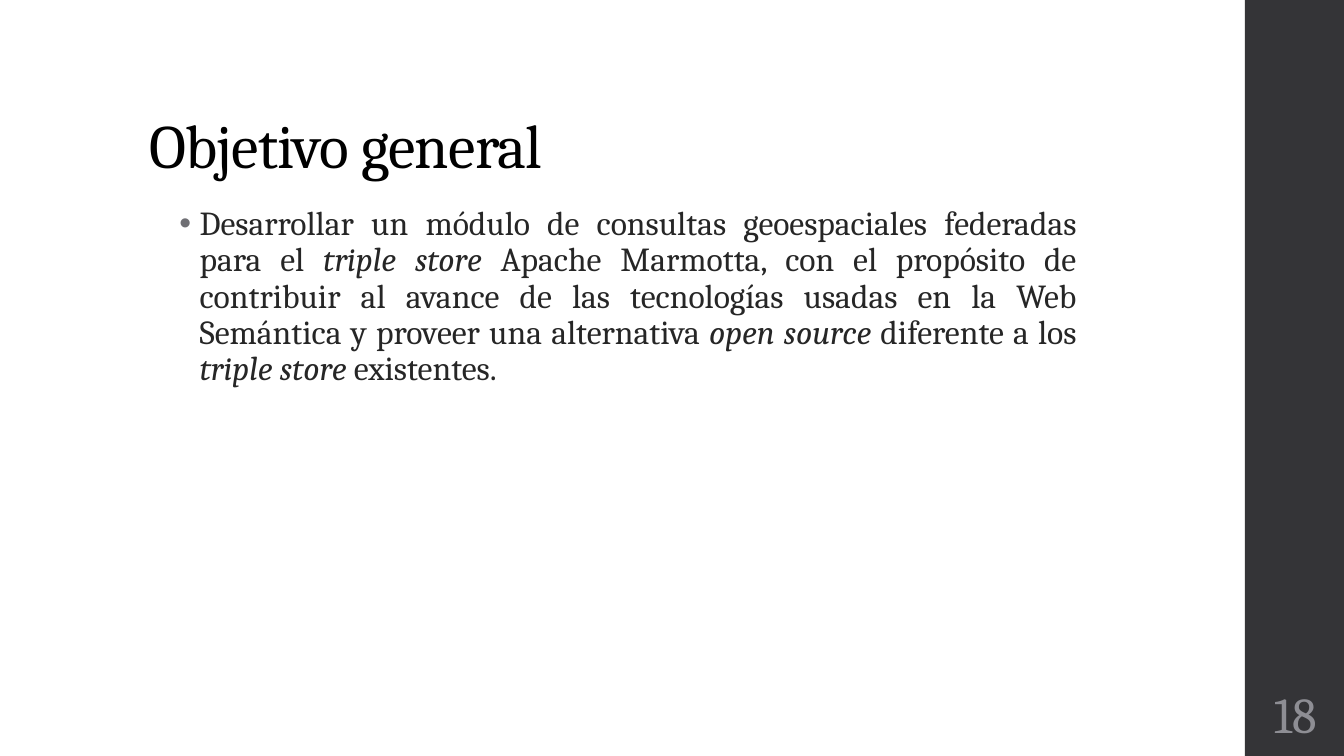
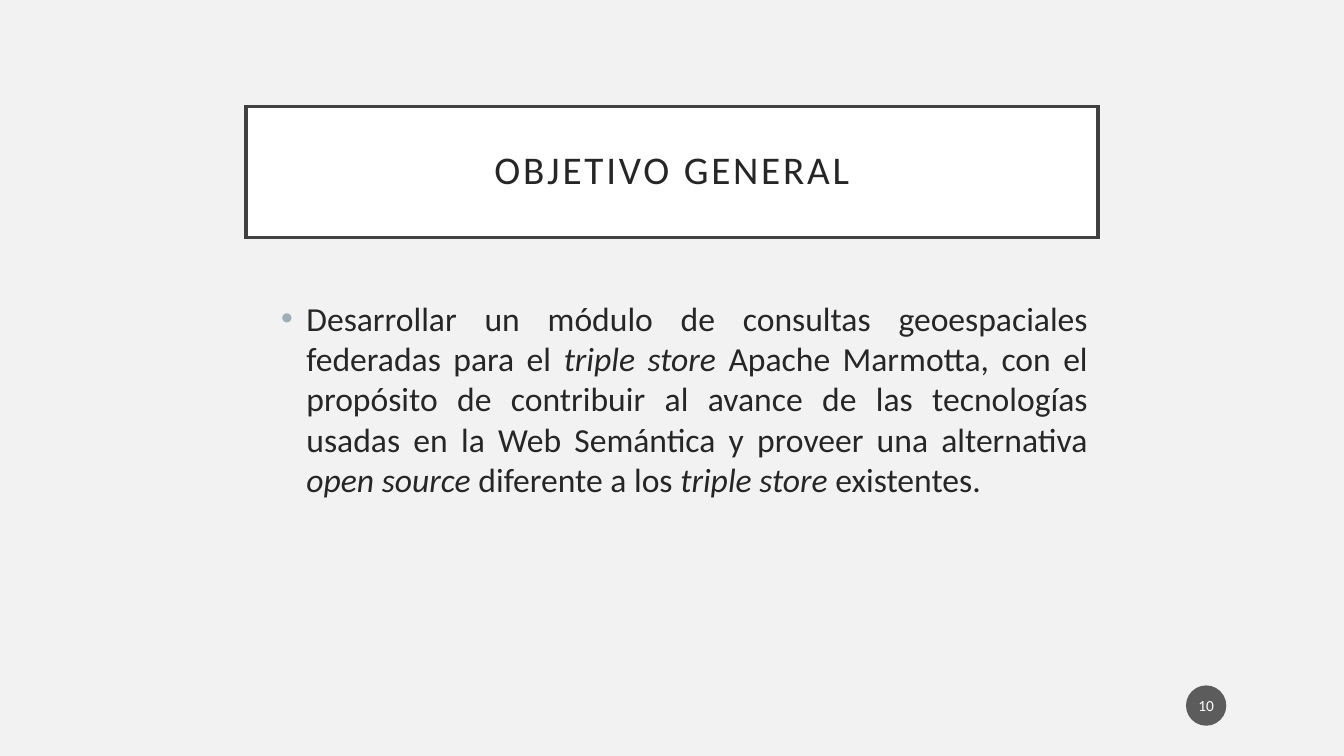
Before and after one commit to Osw1997/Proyecto-Terminal-1, a slide deck: slide 10 of Final/Presentacion.pptx (slide 18 before the commit). Drawn at 1344x756 pixels with LibreOffice and Linux fonts; fonts in the diff are those of the drawing. Boxes give left, top, right and bottom in pixels: in the first picture for what was removed or moved away, otherwise in the second. Text is boxed around its words. In the diff, an @@ line names an element or a change of style, - is before the commit and + after.

```diff
--- a/Final/Presentacion.pptx
+++ b/Final/Presentacion.pptx
@@ background #FFFFFF to #F2F2F2 @@
@@ rectangle removed at (1245,0,1344,756) @@
@@ title "OBJETIVO GENERAL": place and size @@
-title "OBJETIVO GENERAL" at (149,125,542,181)
+title "OBJETIVO GENERAL" at (246,106,1098,237)
@@ title "OBJETIVO GENERAL" at (246,106,1098,237): vertical alignment bottom to middle; fill none to #FFFFFF; outline none to #404040 2.5 pt @@
@@ title at (494,158,849,185): text changed; size 44 to 28 pt; font Cambria to Calibri; text colour #000000 to #262626 @@
-Objetivo general
+OBJETIVO GENERAL
@@ text "Desarrollar un módulo de consultas ...": place and size @@
-text "Desarrollar un módulo de consultas ..." at (200,211,1076,388)
+text "Desarrollar un módulo de consultas ..." at (306,307,1088,498)
@@ text "Desarrollar un módulo de consultas ..." at (306,307,1088,498): font Cambria to Calibri; indent changed; line spacing 0.9 to 1; more space between paragraphs; bullet colour #6F6F74 to #9BAFB5 @@
@@ page number added at (1187,686,1227,726), fill #1D1D1D at 70% opacity, 11 pt, text #FFFFFF @@
+10
@@ page number removed at (1274,699,1317,733) @@
-18
```
Also in this commit, not shown: 22 other slides changed, 3 slides added, 4 slides removed.
